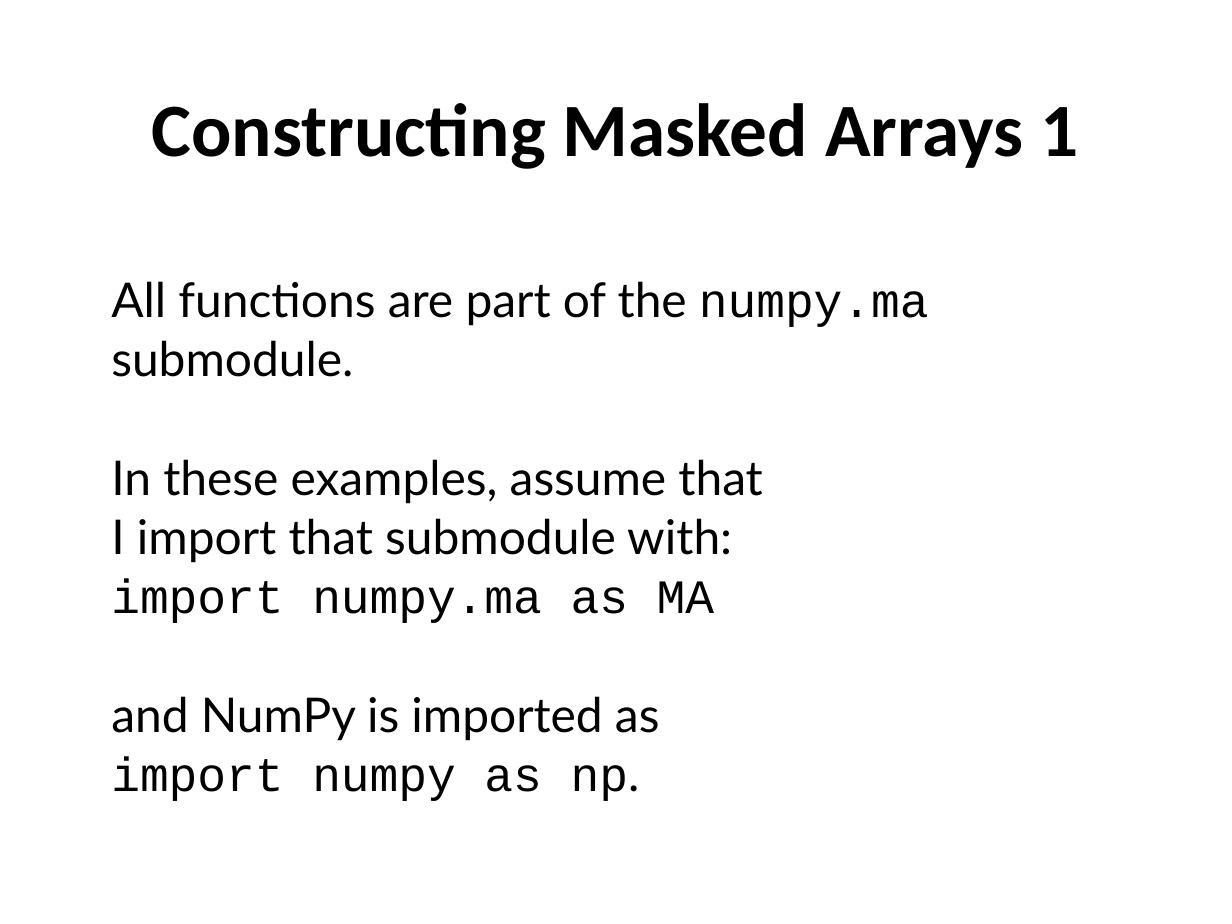
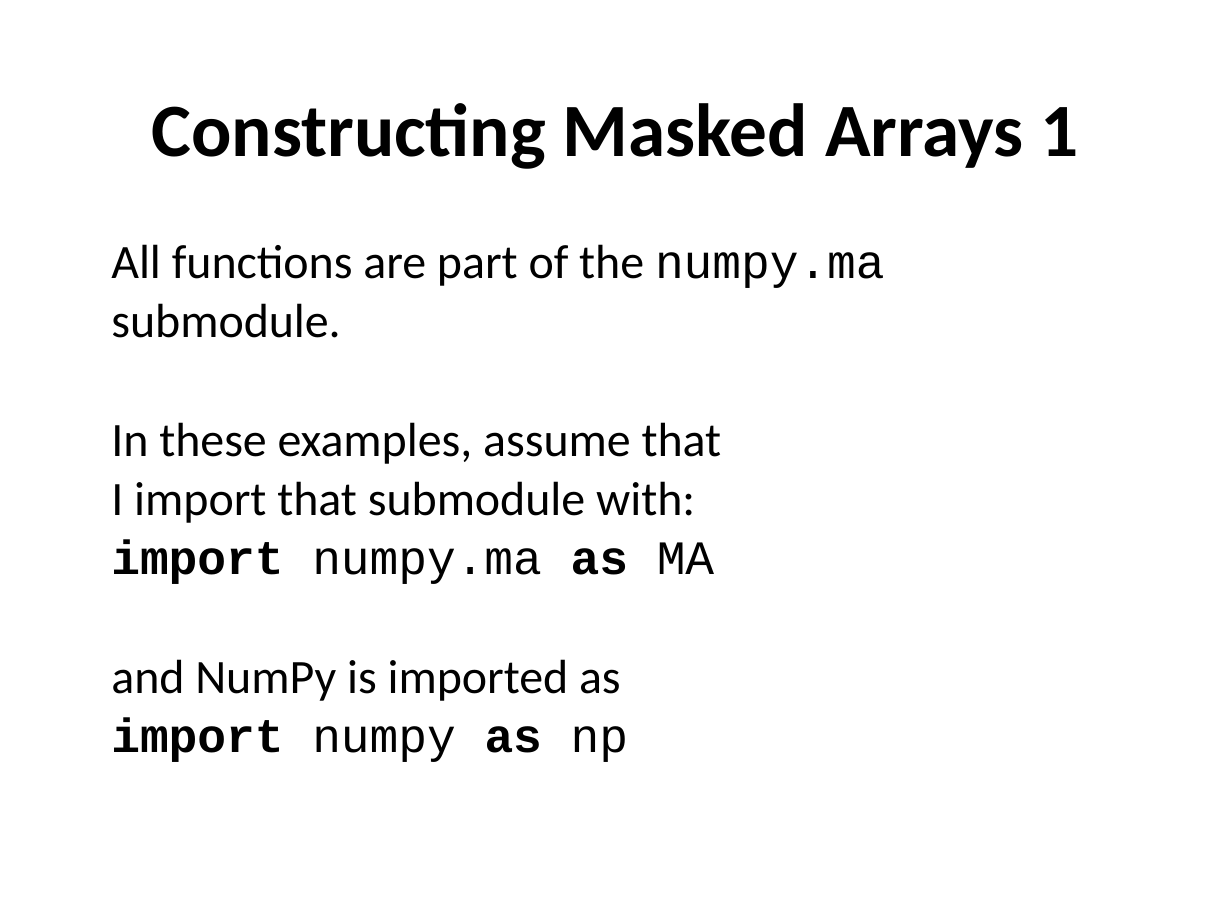
Before and after one commit to ncasuk/ncas-isc, a slide deck: slide 31 of python/presentations/handling_arrays/numpy.ppt (slide 32 before the commit). Drawn at 1232x924 pixels with LibreOffice and Linux fonts; fonts in the diff are those of the drawing; background and template pictures are left out. Boxes give left, top, right and bottom in pixels: in the first picture for what was removed or moved away, otherwise in the second. Text is boxed around its words. In the diff, an @@ line names an element or a change of style, - is before the commit and + after.

Commit message:
Finished and checked numpy presentation

```diff
--- a/python/presentations/handling_arrays/numpy.ppt
+++ b/python/presentations/handling_arrays/numpy.ppt
@@ text "All functions are part of ...": place and size @@
-text "All functions are part of ..." at (111, 281, 929, 801)
+text "All functions are part of ..." at (111, 244, 885, 762)
@@ text at (111, 244, 885, 701): font Lato to Calibri in "All functions are part of the submodule. ...", "and NumPy is imported as"; bold on in "import as" @@
@@ text at (111, 718, 628, 762): text changed; bold on @@
-import numpy as np.
+import numpy as np
```
Also in this commit, not shown: 35 other slides changed, 1 slide removed.
